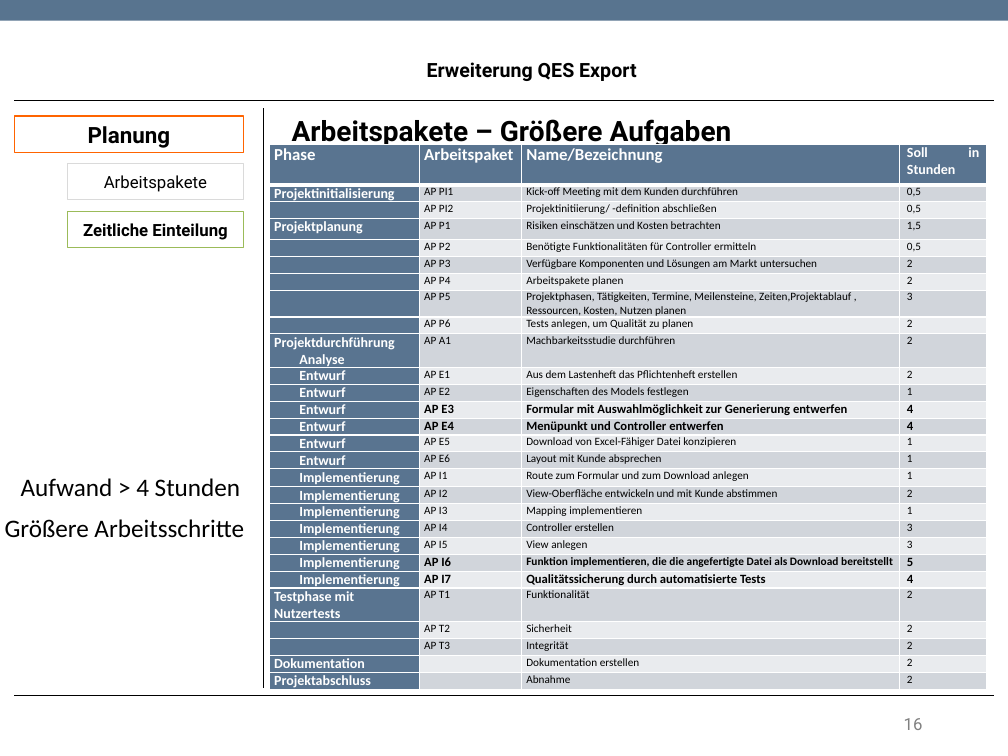
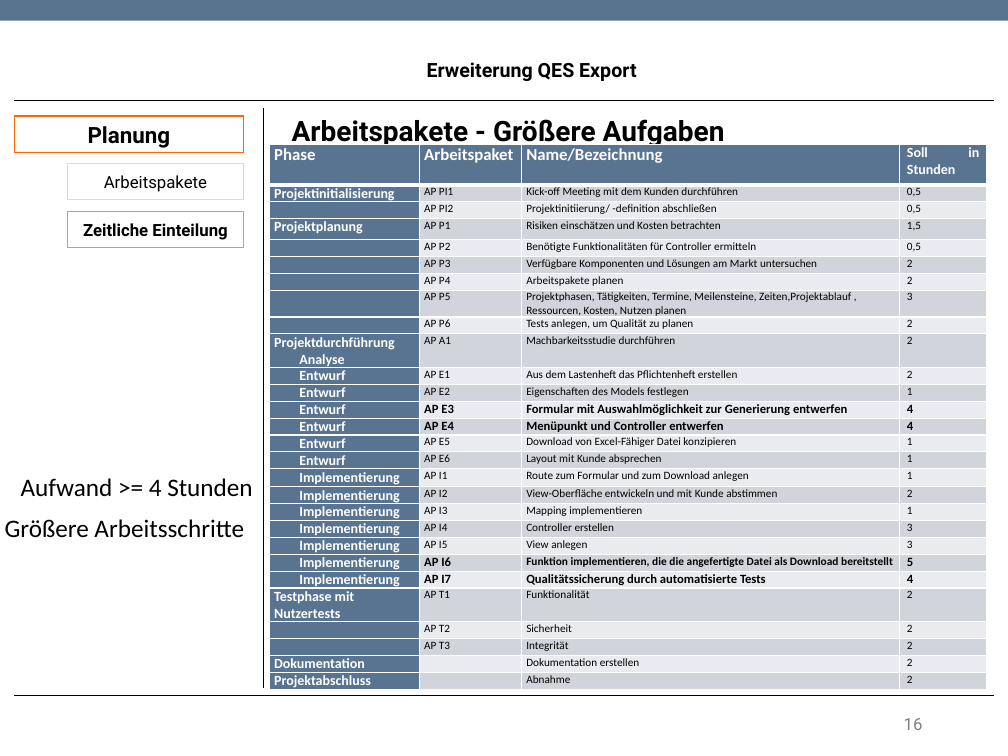
Before and after one commit to TwoHorus/dbExelExportLaravel, a slide deck: slide 16 of DOC/Fachgespraech.pptx. Drawn at 1008x756 pixels with LibreOffice and Linux fonts; fonts in the diff are those of the drawing; background and template pictures are left out. Boxes give left, top, right and bottom in pixels: in the first picture for what was removed or moved away, otherwise in the second. Text is boxed around its words. In the diff, an @@ line names an element or a change of style, - is before the commit and + after.

```diff
--- a/DOC/Fachgespraech.pptx
+++ b/DOC/Fachgespraech.pptx
@@ text at (x1=292, y1=119, x2=725, y2=148): text changed @@
-Arbeitspakete – Größere Aufgaben
+Arbeitspakete - Größere Aufgaben
@@ text at (x1=21, y1=478, x2=252, y2=497): text changed @@
-Aufwand > 4 Stunden
+Aufwand >= 4 Stunden
```
Also in this commit, not shown: 13 other slides changed.
